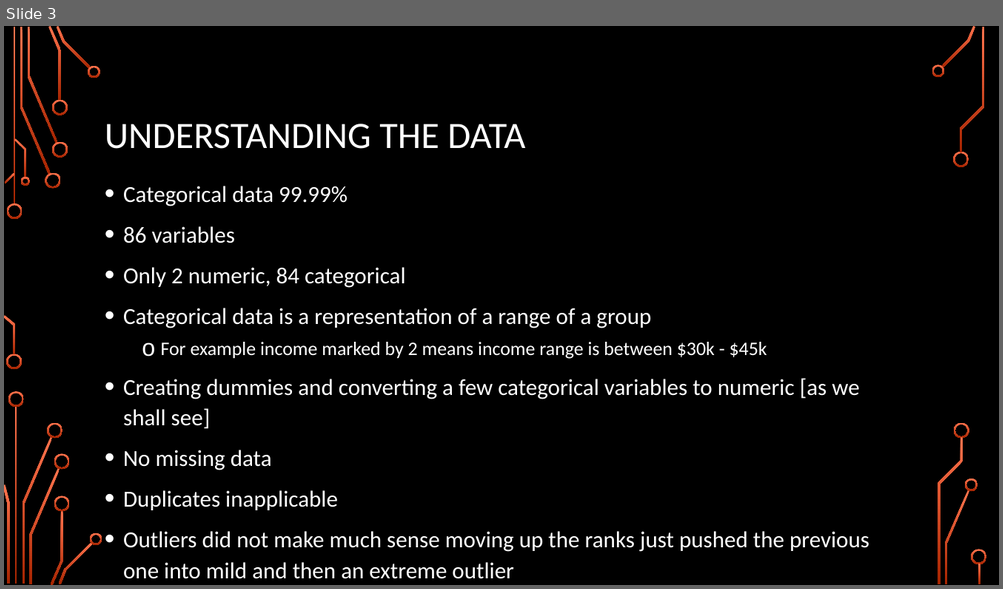
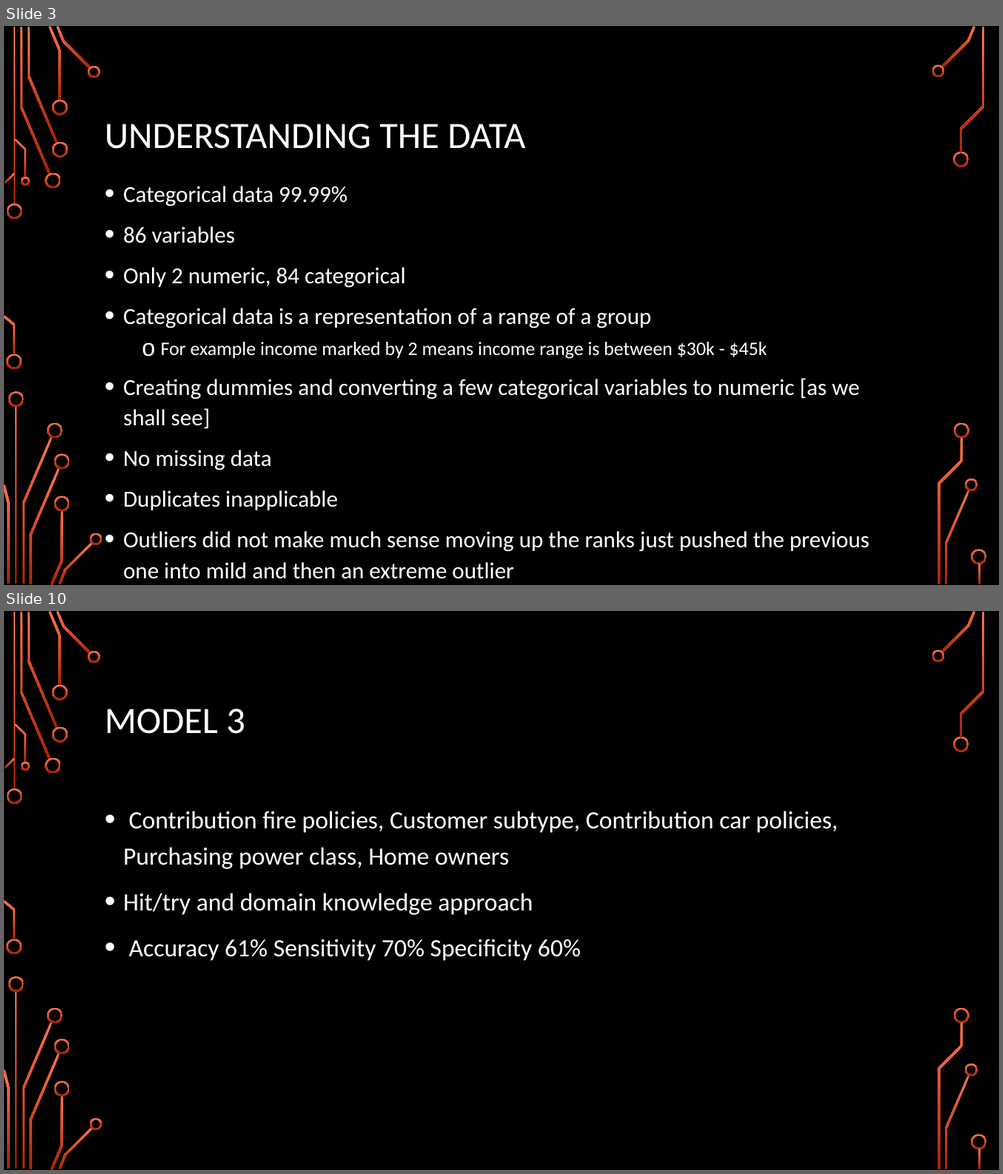
Before and after one commit to karimkhamwani/data-mining, a slide deck: Caravan.pptx. Shown one above the other, each under a label of ours: slide 3 before the commit, slides 3 and 10 after it; the slides between them are not shown. The pictures are 1003x589 and 1003x1174 pixels, drawn with LibreOffice and Linux fonts; fonts in the diff are those of the drawing; background and template pictures are left out. Boxes give left, top, right and bottom in pixels: in the first picture for what was removed or moved away, otherwise in the second. Text is boxed around its words. In the diff, an @@ line names an element or a change of style, - is before the commit and + after.

```diff
--- a/Caravan.pptx
+++ b/Caravan.pptx
@@ slide 10 added at [4, 611, 999, 1170], background picture (left out); not listed: 36 template elements that a slide beside it also shows @@
@@ title added at [105, 709, 245, 734], 36 pt, text #FFFFFF @@
+MODEL 3
@@ text added at [123, 811, 838, 961], 24 pt, text #FFFFFF @@
+• Contribution fire policies, Customer subtype, Contribution car policies, Purchasing power class, Home owners
+• Hit/try and domain knowledge approach
+• Accuracy 61% Sensitivity 70% Specificity 60%
```
Also in this commit, not shown: 7 other slides added, 4 slides removed, 1 other file.
